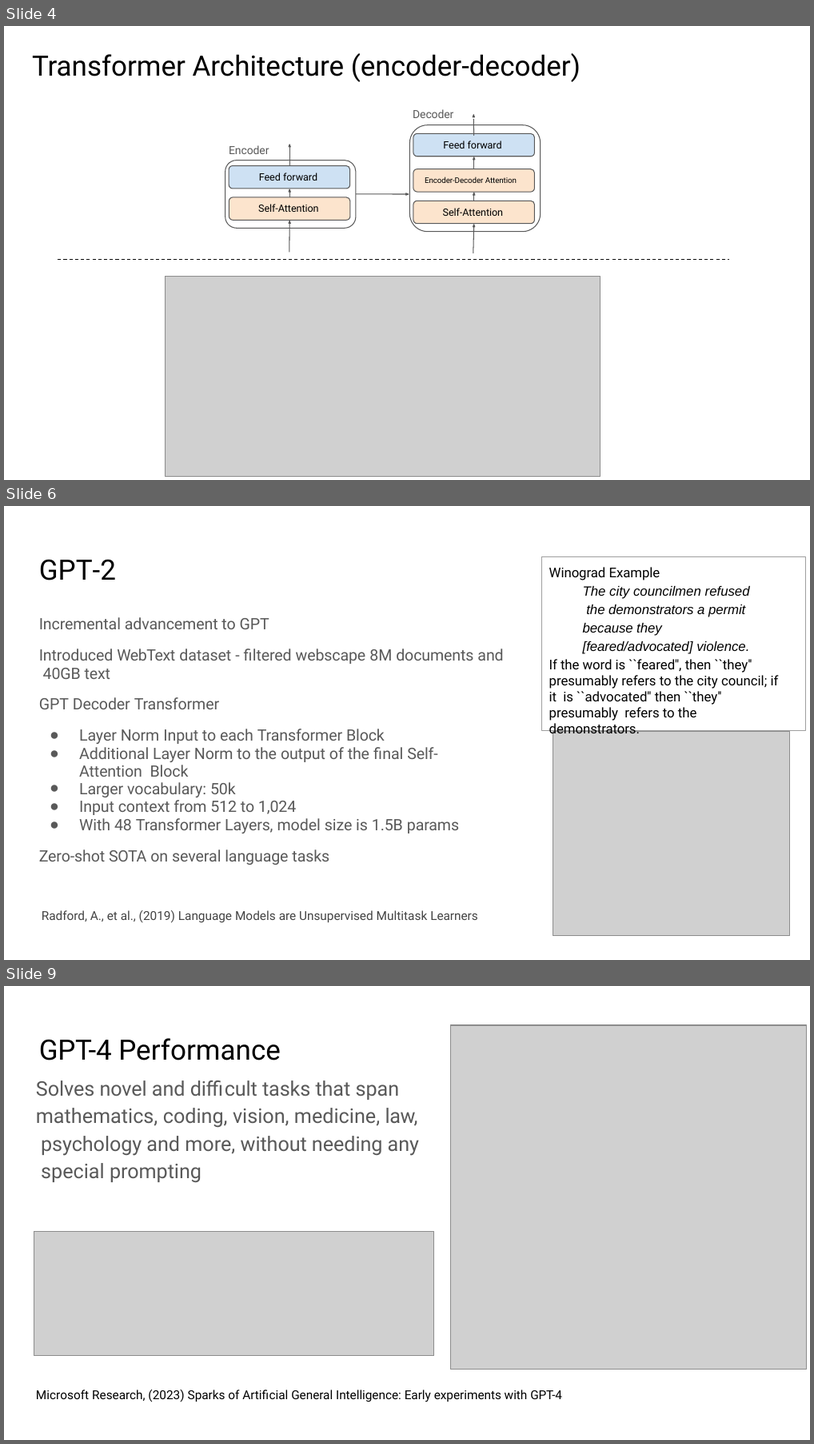
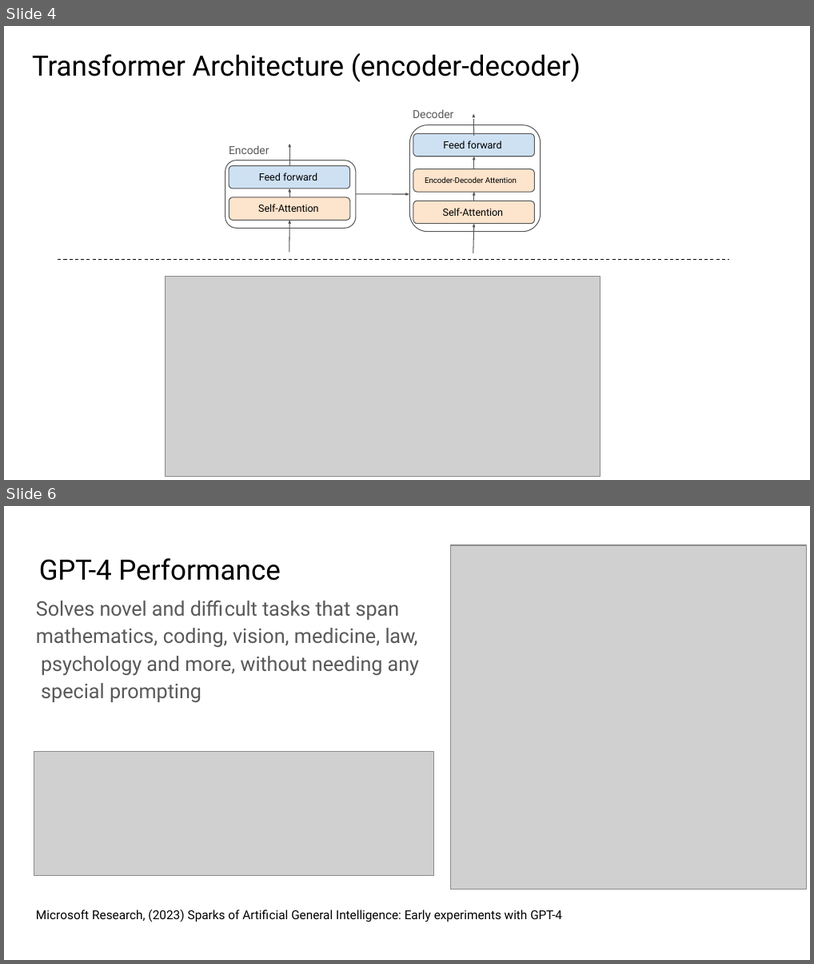
Before and after one commit to tmehtiyev2019/llm-api-tm, a slide deck: Project Presentation-Tural Mehtiyev.pptx. Shown one above the other, each under a label of ours: slides 4, 6 and 9 before the commit, slides 4 and 6 after it; the slides between them are not shown. The pictures are 814x1444 and 814x964 pixels, drawn with LibreOffice and Linux fonts; fonts in the diff are those of the drawing; grey boxes stand for pictures; background and template pictures are left out. Boxes give left, top, right and bottom in pixels: in the first picture for what was removed or moved away, otherwise in the second. Text is boxed around its words. In the diff, an @@ line names an element or a change of style, - is before the commit and + after.

```diff
--- a/Project Presentation-Tural Mehtiyev.pptx
+++ b/Project Presentation-Tural Mehtiyev.pptx
@@ slide 6 removed at bbox=[4, 506, 810, 960], background #FFFFFF @@
@@ title removed at bbox=[39, 559, 116, 580] @@
-GPT-2
@@ rectangle removed at bbox=[542, 557, 806, 730] @@
-Winograd Example
-The city councilmen refused the demonstrators a permit because they [feared/advocated] violence.
-If the word is ``feared'', then ``they'' presumably refers to the city council; if it is ``advocated'' then ``they'' presumably refers to the demonstrators.
@@ text removed at bbox=[39, 617, 503, 864] @@
-Incremental advancement to GPT
-Introduced WebText dataset - filtered webscape 8M documents and 40GB text
-GPT Decoder Transformer
-● Layer Norm Input to each Transformer Block
-● Additional Layer Norm to the output of the final Self-Attention Block
-● Larger vocabulary: 50k
-● Input context from 512 to 1,024
-● With 48 Transformer Layers, model size is 1.5B params
-Zero-shot SOTA on several language tasks
@@ picture removed at bbox=[553, 732, 790, 936] @@
@@ text removed at bbox=[42, 910, 478, 923] @@
-Radford, A., et al., (2019) Language Models are Unsupervised Multitask Learners
@@ what was slide 9 is now slide 6 @@
```
Also in this commit, not shown: 1 slide changed, 2 other slides removed.
